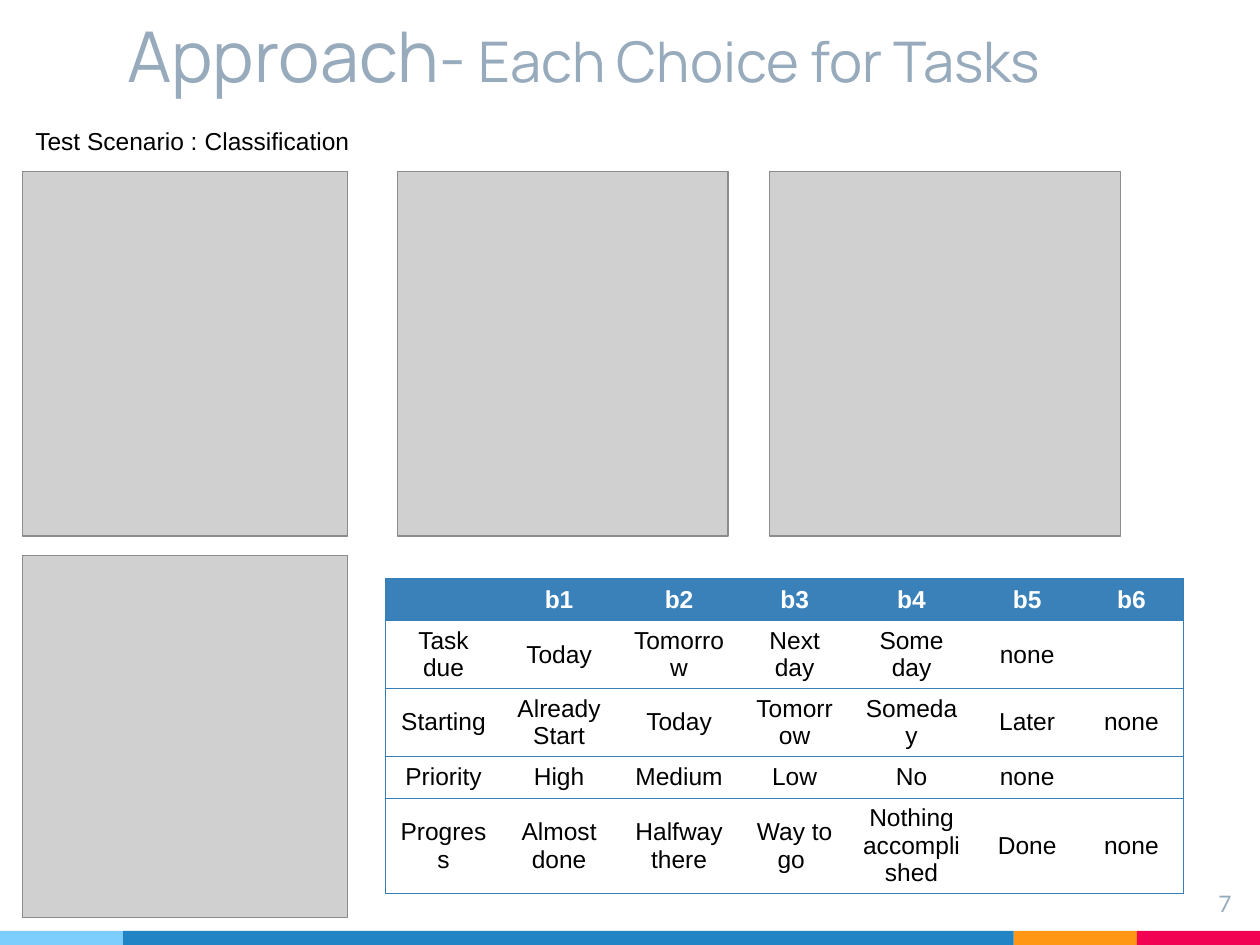
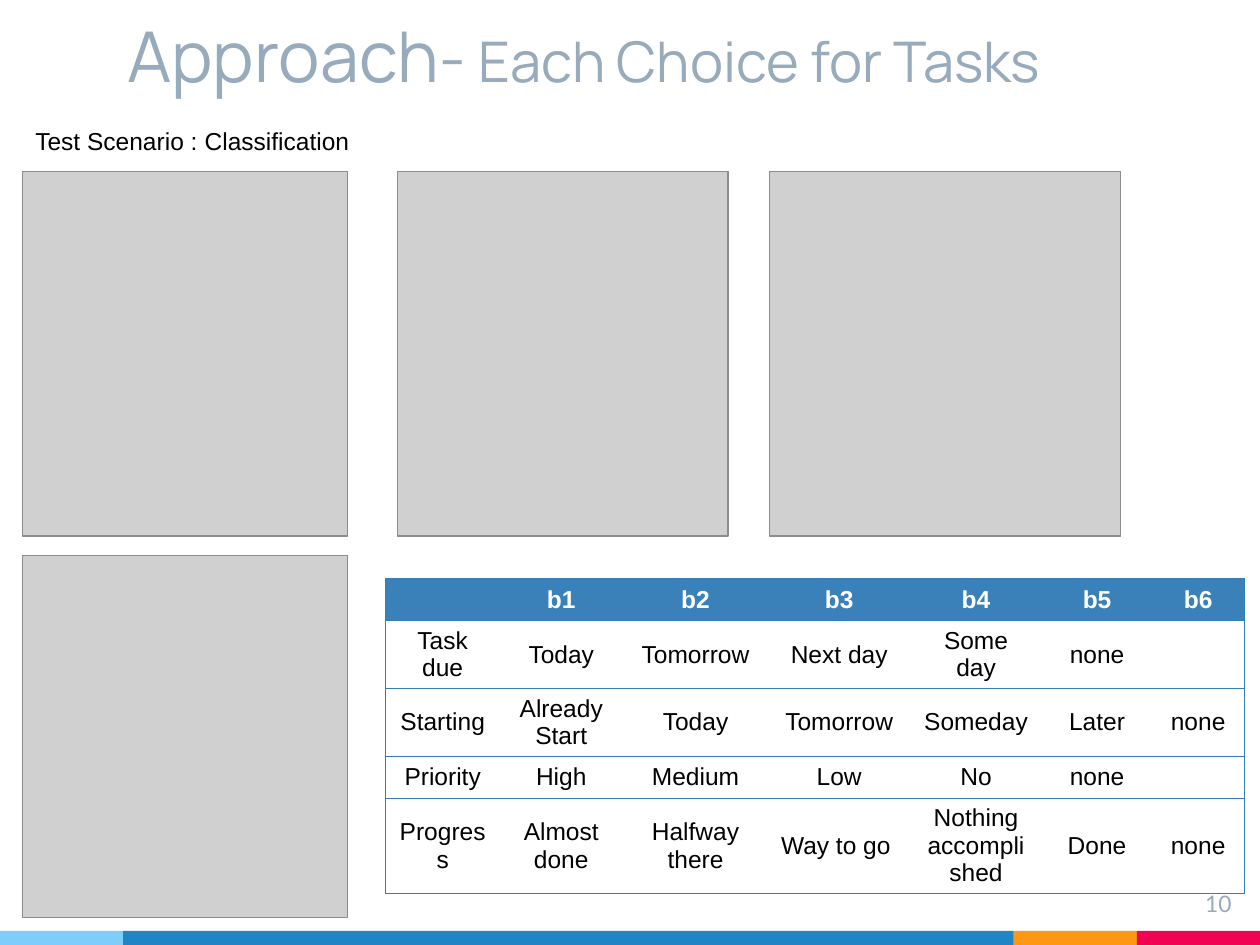
Before and after one commit to likesm0887/STV-Project, a slide deck: slide 10 of Document/軟體測試期末簡報.pptx (slide 7 before the commit). Drawn at 1260x945 pixels with LibreOffice and Linux fonts; fonts in the diff are those of the drawing; grey boxes stand for pictures. Boxes give left, top, right and bottom in pixels: in the first picture for what was removed or moved away, otherwise in the second. Text is boxed around its words. In the diff, an @@ line names an element or a change of style, - is before the commit and + after.

```diff
--- a/Document/軟體測試期末簡報.pptx
+++ b/Document/軟體測試期末簡報.pptx
@@ table resized from (x1=386, y1=578, x2=1186, y2=906) to (x1=386, y1=578, x2=1244, y2=906) @@
@@ page number at (x1=1205, y1=893, x2=1231, y2=912): text changed @@
-7
+10
```
Also in this commit, not shown: 3 other slides changed, 6 slides added, 14 slides removed, 2 other files.
